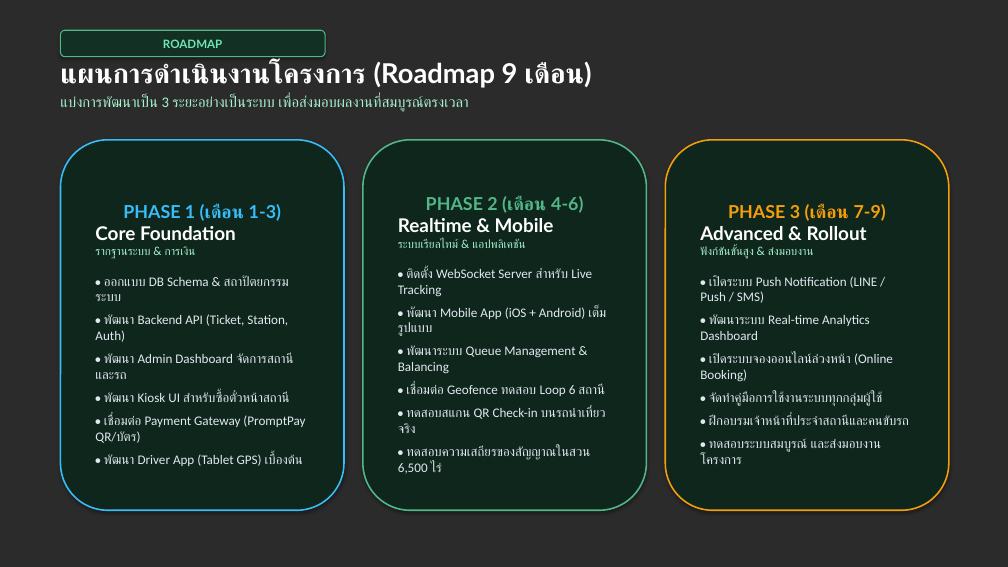
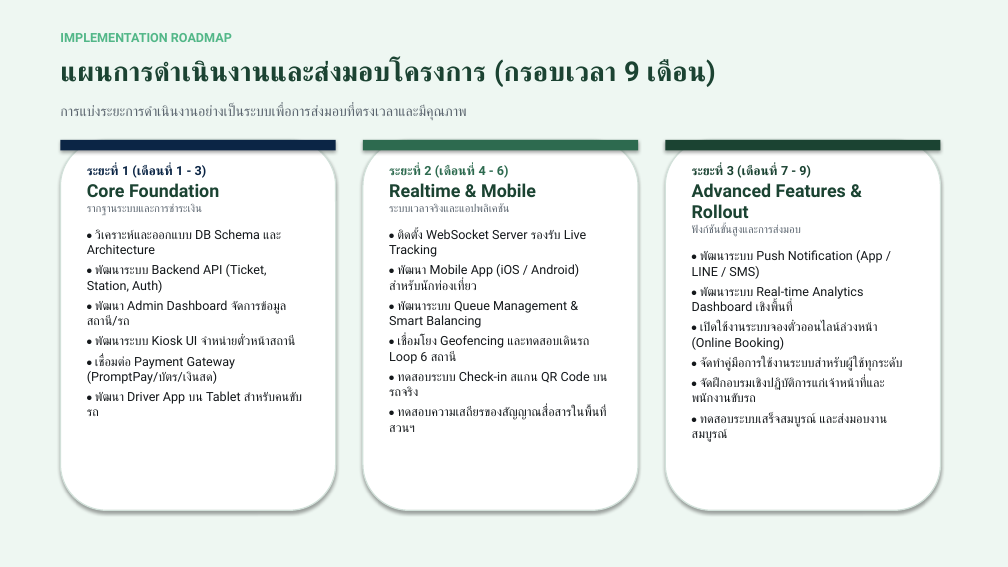
Before and after one commit to KongKwanHBD/qsbg-smart-tour-presentation, a slide deck: slide 11 of qsbg_smart_tour_presentation.pptx. Drawn at 1008x567 pixels with LibreOffice and Linux fonts; fonts in the diff are those of the drawing; background and template pictures are left out; a plain dark background stands for a picture behind light text. Boxes give left, top, right and bottom in pixels: in the first picture for what was removed or moved away, otherwise in the second. Text is boxed around its words. In the diff, an @@ line names an element or a change of style, - is before the commit and + after.

```diff
--- a/qsbg_smart_tour_presentation.pptx
+++ b/qsbg_smart_tour_presentation.pptx
@@ background picture (left out) to #EEF7F2 @@
@@ rounded rectangle removed at (x1=60, y1=30, x2=325, y2=57) @@
-ROADMAP
@@ text added at (x1=60, y1=33, x2=232, y2=42), 12 pt, text #52B788, bold @@
+IMPLEMENTATION ROADMAP
@@ text added at (x1=60, y1=60, x2=716, y2=87), 26 pt, text #1B4332, bold @@
+แผนการดำเนินงานและส่งมอบโครงการ (กรอบเวลา 9 เดือน)
@@ text at (x1=60, y1=104, x2=466, y2=120): text changed; size 14 to 13.5 pt; font Calibri to Roboto; text colour #A7F3D0 to #5A646E @@
-แผนการดำเนินงานโครงการ (Roadmap 9 เดือน)
-แบ่งการพัฒนาเป็น 3 ระยะอย่างเป็นระบบ เพื่อส่งมอบผลงานที่สมบูรณ์ตรงเวลา
+การแบ่งระยะการดำเนินงานอย่างเป็นระบบเพื่อการส่งมอบที่ตรงเวลาและมีคุณภาพ
@@ rounded rectangle resized from (x1=60, y1=140, x2=344, y2=510) to (x1=60, y1=140, x2=336, y2=510) @@
@@ rounded rectangle at (x1=60, y1=140, x2=336, y2=510): fill #0E261C to #FFFFFF; outline #38BDF8 1.5 pt to #D2E1DA 1.2 pt @@
@@ rectangle added at (x1=60, y1=140, x2=336, y2=150), fill #0B2545 @@
@@ rounded rectangle added at (x1=363, y1=140, x2=638, y2=510), fill #FFFFFF, outline #D2E1DA 1.2 pt @@
@@ rectangle added at (x1=363, y1=140, x2=638, y2=150), fill #2D6A4F @@
@@ rounded rectangle added at (x1=665, y1=140, x2=941, y2=510), fill #FFFFFF, outline #D2E1DA 1.2 pt @@
@@ rectangle added at (x1=665, y1=140, x2=941, y2=150), fill #1B4332 @@
@@ text added at (x1=87, y1=165, x2=302, y2=404), 12 pt, text #14181B @@
+ระยะที่ 1 (เดือนที่ 1 - 3)
+Core Foundation
+รากฐานระบบและการชำระเงิน
+• วิเคราะห์และออกแบบ DB Schema และ Architecture
+• พัฒนาระบบ Backend API (Ticket, Station, Auth)
+• พัฒนา Admin Dashboard จัดการข้อมูลสถานี/รถ
+• พัฒนาระบบ Kiosk UI จำหน่ายตั๋วหน้าสถานี
+• เชื่อมต่อ Payment Gateway (PromptPay/บัตร/เงินสด)
+• พัฒนา Driver App บน Tablet สำหรับคนขับรถ
@@ text "ระยะที่ 2 (เดือนที่ 4 - ..." moved from (x1=363, y1=140, x2=647, y2=510) to (x1=389, y1=165, x2=606, y2=432) @@
@@ text "ระยะที่ 2 (เดือนที่ 4 - ..." at (x1=389, y1=165, x2=606, y2=432): vertical alignment middle to top; fill #0E261C to none; outline #52B788 1.5 pt to none; shadow off @@
@@ text at (x1=389, y1=165, x2=509, y2=178): text changed; size 17 to 12 pt; font Lato to Roboto; text colour #52B788 to #2D6A4F @@
-PHASE 2 (เดือน 4-6)
+ระยะที่ 2 (เดือนที่ 4 - 6)
@@ text "ระยะที่ 3 (เดือนที่ 7 - ..." moved from (x1=665, y1=140, x2=949, y2=510) to (x1=692, y1=165, x2=903, y2=442) @@
@@ text "ระยะที่ 3 (เดือนที่ 7 - ..." at (x1=692, y1=165, x2=903, y2=442): vertical alignment middle to top; fill #0E261C to none; outline #F59E0B 1.5 pt to none; shadow off @@
@@ text at (x1=692, y1=165, x2=903, y2=442): text changed; size 12.5 to 12 pt; font Calibri to Roboto; text colour #E2E8F0 to #14181B @@
-PHASE 3 (เดือน 7-9)
-Advanced & Rollout
-ฟังก์ชันขั้นสูง & ส่งมอบงาน
-• เปิดระบบ Push Notification (LINE / Push / SMS)
-• พัฒนาระบบ Real-time Analytics Dashboard
-• เปิดระบบจองออนไลน์ล่วงหน้า (Online Booking)
-• จัดทำคู่มือการใช้งานระบบทุกกลุ่มผู้ใช้
-• ฝึกอบรมเจ้าหน้าที่ประจำสถานีและคนขับรถ
-• ทดสอบระบบสมบูรณ์ และส่งมอบงานโครงการ
+ระยะที่ 3 (เดือนที่ 7 - 9)
+Advanced Features & Rollout
+ฟังก์ชันขั้นสูงและการส่งมอบ
+• พัฒนาระบบ Push Notification (App / LINE / SMS)
+• พัฒนาระบบ Real-time Analytics Dashboard เชิงพื้นที่
+• เปิดใช้งานระบบจองตั๋วออนไลน์ล่วงหน้า (Online Booking)
+• จัดทำคู่มือการใช้งานระบบสำหรับผู้ใช้ทุกระดับ
+• จัดฝึกอบรมเชิงปฏิบัติการแก่เจ้าหน้าที่และพนักงานขับรถ
+• ทดสอบระบบเสร็จสมบูรณ์ และส่งมอบงานสมบูรณ์
@@ text in rounded rectangle at (x1=95, y1=204, x2=305, y2=466): text removed @@
-PHASE 1 (เดือน 1-3)
-Core Foundation
-รากฐานระบบ & การเงิน
-• ออกแบบ DB Schema & สถาปัตยกรรมระบบ
-• พัฒนา Backend API (Ticket, Station, Auth)
-• พัฒนา Admin Dashboard จัดการสถานีและรถ
-• พัฒนา Kiosk UI สำหรับซื้อตั๋วหน้าสถานี
-• เชื่อมต่อ Payment Gateway (PromptPay QR/บัตร)
-• พัฒนา Driver App (Tablet GPS) เบื้องต้น
@@ text at (x1=389, y1=183, x2=536, y2=197): size 18 to 17 pt, font Lato to Roboto, text colour #FFFFFF to #1B4332 in "Realtime & Mobile" @@
@@ text at (x1=389, y1=229, x2=606, y2=432): text changed; size 12.5 to 12 pt; font Calibri to Roboto; text colour #E2E8F0 to #14181B @@
-ระบบเรียลไทม์ & แอปพลิเคชัน
-• ติดตั้ง WebSocket Server สำหรับ Live Tracking
-• พัฒนา Mobile App (iOS + Android) เต็มรูปแบบ
-• พัฒนาระบบ Queue Management & Balancing
-• เชื่อมต่อ Geofence ทดสอบ Loop 6 สถานี
-• ทดสอบสแกน QR Check-in บนรถนำเที่ยวจริง
-• ทดสอบความเสถียรของสัญญาณในสวน 6,500 ไร่
+ระบบเวลาจริงและแอปพลิเคชัน
+• ติดตั้ง WebSocket Server รองรับ Live Tracking
+• พัฒนา Mobile App (iOS / Android) สำหรับนักท่องเที่ยว
+• พัฒนาระบบ Queue Management & Smart Balancing
+• เชื่อมโยง Geofencing และทดสอบเดินรถ Loop 6 สถานี
+• ทดสอบระบบ Check-in สแกน QR Code บนรถจริง
+• ทดสอบความเสถียรของสัญญาณสื่อสารในพื้นที่สวนฯ
```
Also in this commit, not shown: 6 other slides changed, 6 slides added, 6 slides removed, 3 other files.
